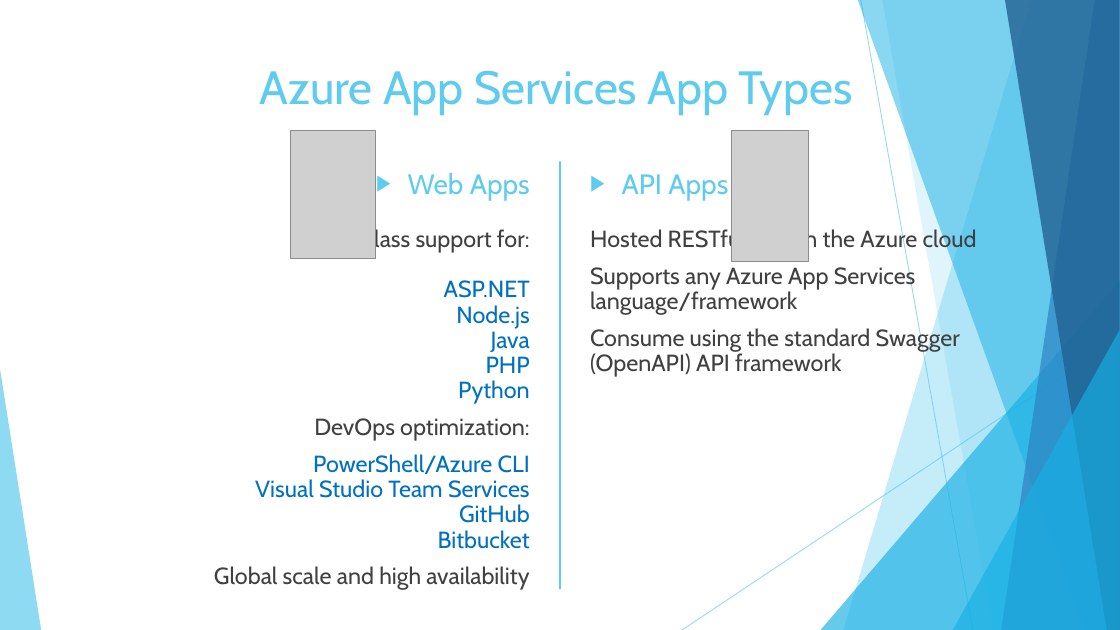
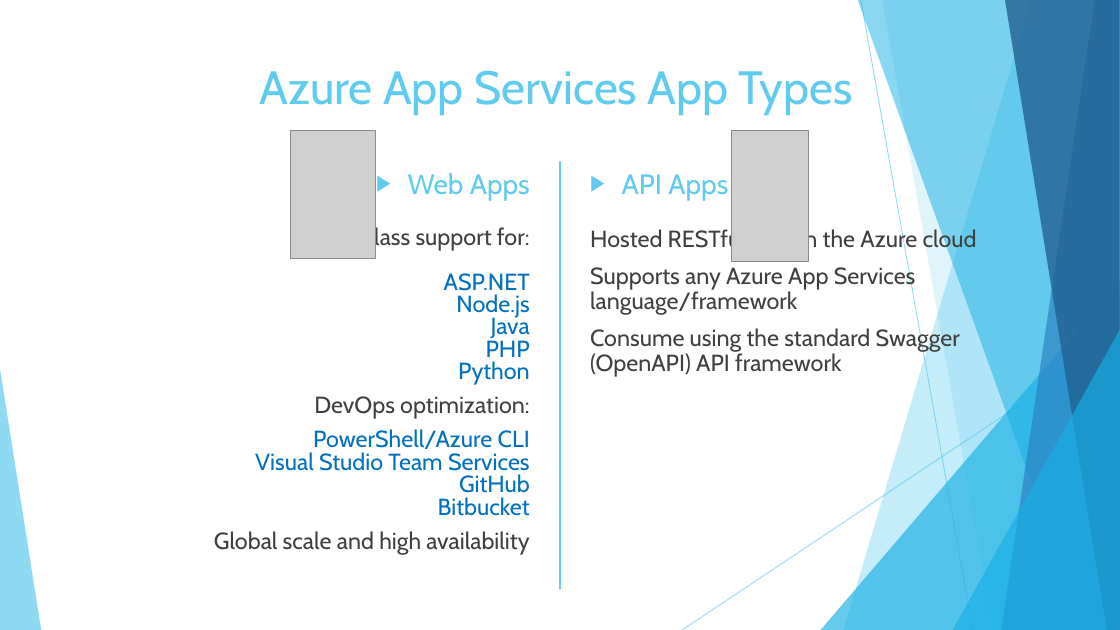
Before and after one commit to timothywarner/webapp, a slide deck: slide 7 of warner-manage-azure-webapps.pptx (slide 5 before the commit). Drawn at 1120x630 pixels with LibreOffice and Linux fonts; fonts in the diff are those of the drawing; grey boxes stand for pictures. Boxes give left, top, right and bottom in pixels: in the first picture for what was removed or moved away, otherwise in the second. Text is boxed around its words. In the diff, an @@ line names an element or a change of style, - is before the commit and + after.

```diff
--- a/warner-manage-azure-webapps.pptx
+++ b/warner-manage-azure-webapps.pptx
@@ text "First-class support for:" at (214, 225, 530, 555): line spacing 0.9 to 0.8 @@
```
Also in this commit, not shown: 4 other slides changed, 7 slides added, 1 slide removed, 1 other file.
